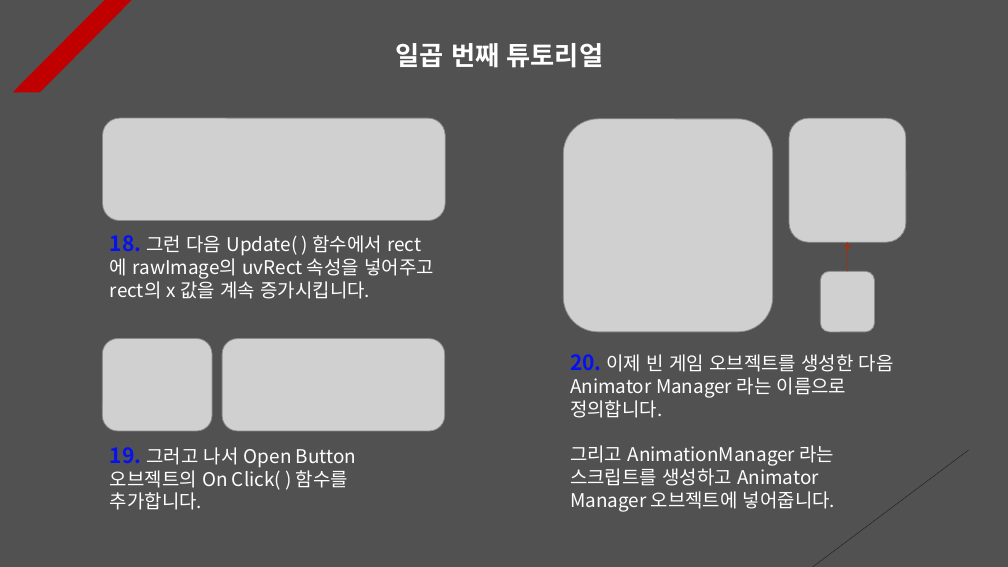
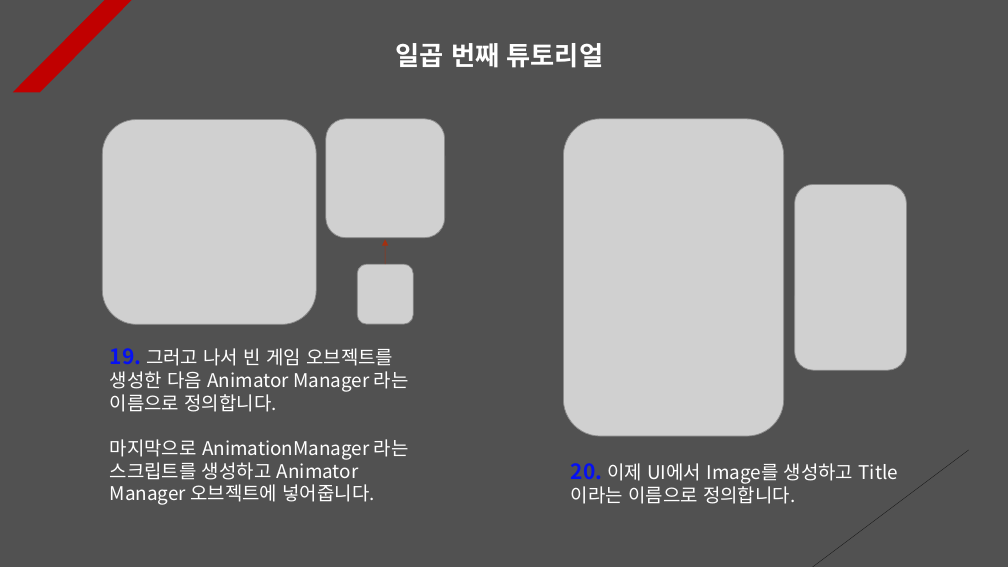
Before and after one commit to Unity2033/3D-UnityEngine, a slide deck: slide 7 of Assets/Animation/PPT Data/Animation Example.pptx. Drawn at 1008x567 pixels with LibreOffice and Linux fonts; fonts in the diff are those of the drawing; grey boxes stand for pictures. Boxes give left, top, right and bottom in pixels: in the first picture for what was removed or moved away, otherwise in the second. Text is boxed around its words. In the diff, an @@ line names an element or a change of style, - is before the commit and + after.

```diff
--- a/Assets/Animation/PPT Data/Animation Example.pptx
+++ b/Assets/Animation/PPT Data/Animation Example.pptx
@@ picture: place and size @@
-picture at box(563, 119, 773, 332)
+picture at box(102, 119, 316, 324)
@@ picture removed at box(103, 118, 445, 220) @@
@@ picture: place and size @@
-picture at box(789, 118, 907, 242)
+picture at box(326, 119, 445, 237)
@@ picture added at box(563, 119, 783, 436) @@
@@ picture added at box(795, 185, 907, 371) @@
@@ text removed at box(110, 235, 434, 299) @@
-18. 그런 다음 Update( ) 함수에서 rect에 rawImage의 uvRect 속성을 넣어주고 rect의 x 값을 계속 증가시킵니다.
@@ picture: place and size @@
-picture at box(820, 271, 875, 332)
+picture at box(358, 264, 414, 324)
@@ arrow moved from (848, 271) - (848, 242) to (386, 265) - (385, 240) @@
@@ picture removed at box(102, 339, 212, 431) @@
@@ text at box(110, 348, 409, 505): text changed @@
-20. 이제 빈 게임 오브젝트를 생성한 다음 Animator Manager 라는 이름으로 정의합니다.
-그리고 AnimationManager 라는 스크립트를 생성하고 Animator Manager 오브젝트에 넣어줍니다.
+19. 그러고 나서 빈 게임 오브젝트를 생성한 다음 Animator Manager 라는 이름으로 정의합니다.
+마지막으로 AnimationManager 라는 스크립트를 생성하고 Animator Manager 오브젝트에 넣어줍니다.
@@ picture removed at box(222, 339, 445, 431) @@
@@ text removed at box(110, 447, 356, 510) @@
-19. 그러고 나서 Open Button 오브젝트의 On Click( ) 함수를 추가합니다.
@@ text added at box(571, 463, 898, 504), 18 pt, text #FFFFFF @@
+20. 이제 UI에서 Image를 생성하고 Title 이라는 이름으로 정의합니다.
```
Also in this commit, not shown: 17 other slides changed, 1 slide removed, 52 other files.
